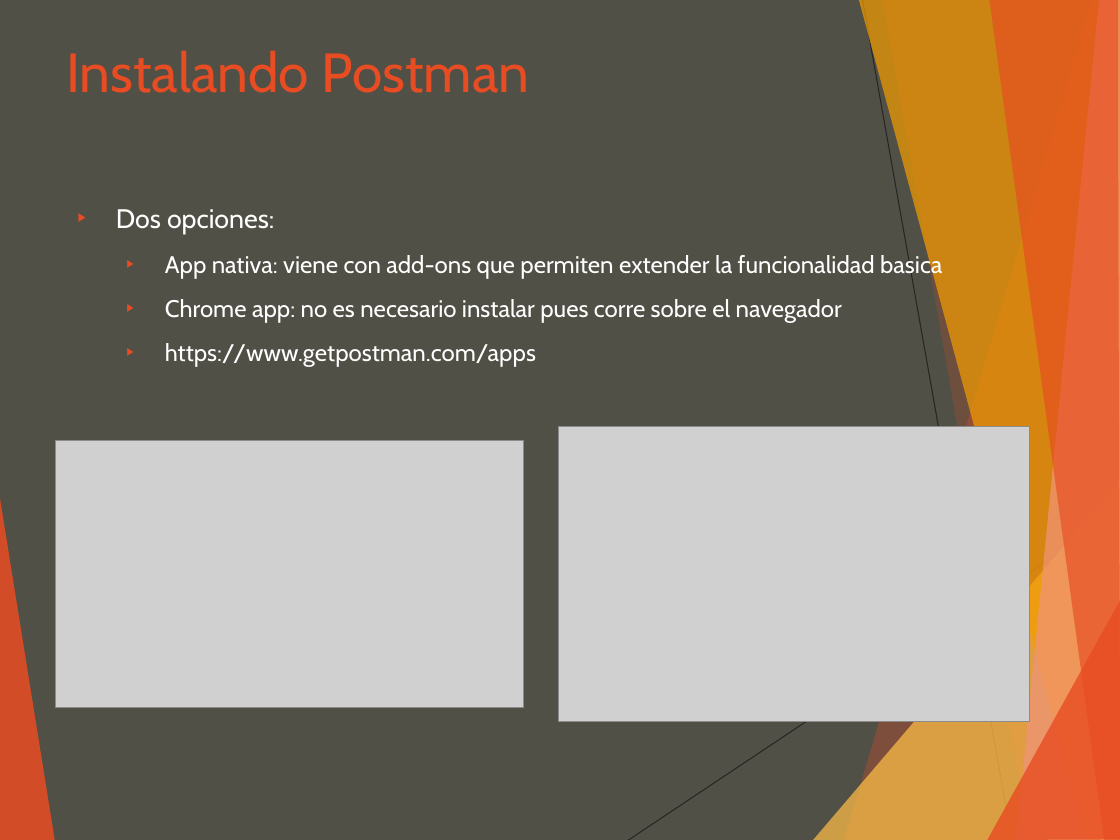
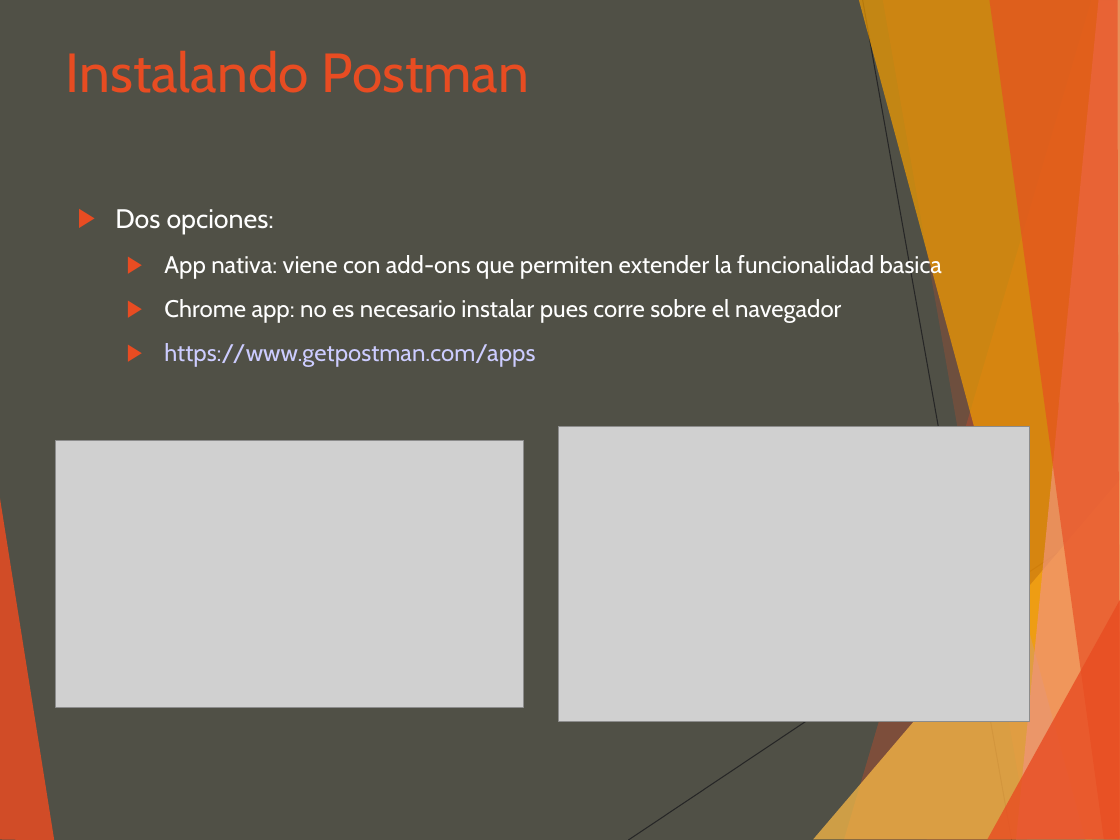
Before and after one commit to luisgepeto/PostmanCourse, a slide deck: slide 3 of Presentacion.ppt. Drawn at 1120x840 pixels with LibreOffice and Linux fonts; fonts in the diff are those of the drawing; grey boxes stand for pictures. Boxes give left, top, right and bottom in pixels: in the first picture for what was removed or moved away, otherwise in the second. Text is boxed around its words. In the diff, an @@ line names an element or a change of style, - is before the commit and + after.

```diff
--- a/Presentacion.ppt
+++ b/Presentacion.ppt
@@ text "Dos opciones:" at [115,209,942,367]: text colour #FFFFFF to #CCCCFF in "https://www.getpostman.com/apps"; indent changed @@
@@ outline redrawn in 8 elements at [859,0,1120,839], [1016,0,1120,839], [813,481,1120,840], [845,0,1120,840], [883,0,1120,839], [990,0,1120,839], [0,492,54,840], [988,600,1120,839] @@
```
Also in this commit, not shown: 23 other slides changed, 4 slides added, 3 other files.
